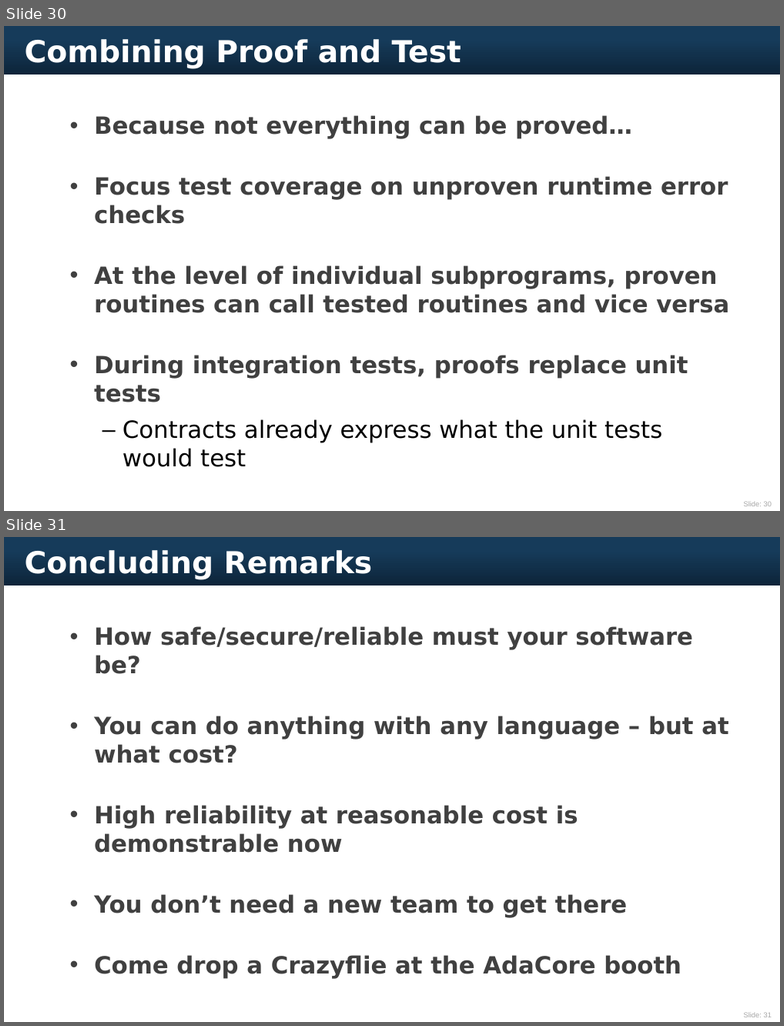
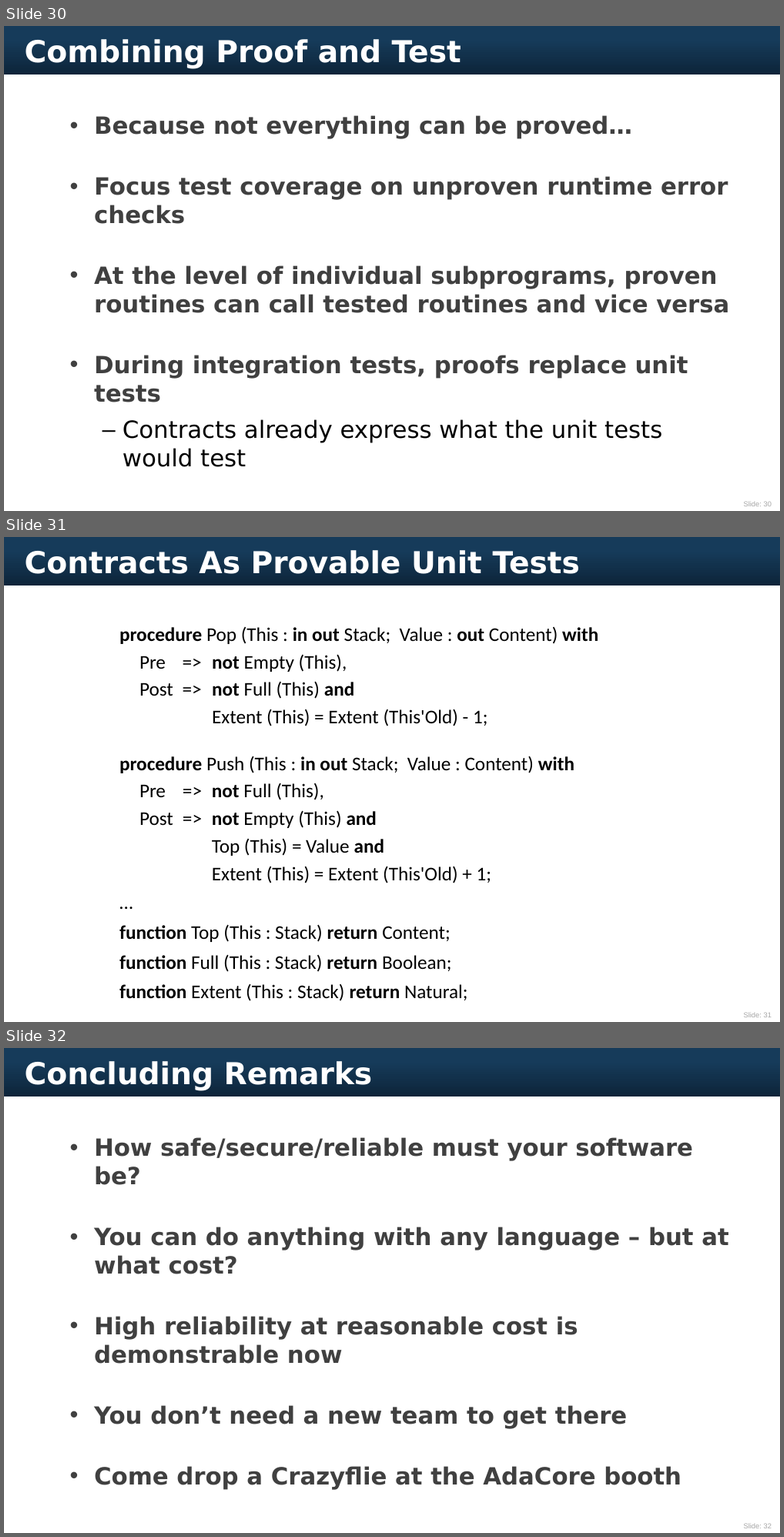
Before and after one commit to AdaCore/spark2014, a slide deck: slides/ARM_TechCon_2015/AdaCore ARM TechCon 2015.pptx. Shown one above the other, each under a label of ours: slides 30 and 31 before the commit, slides 30, 31 and 32 after it. The pictures are 784x1026 and 784x1537 pixels, drawn with LibreOffice and Linux fonts; fonts in the diff are those of the drawing. Boxes give left, top, right and bottom in pixels: in the first picture for what was removed or moved away, otherwise in the second. Text is boxed around its words. In the diff, an @@ line names an element or a change of style, - is before the commit and + after.

```diff
--- a/slides/ARM_TechCon_2015/AdaCore ARM TechCon 2015.pptx
+++ b/slides/ARM_TechCon_2015/AdaCore ARM TechCon 2015.pptx
@@ slide 31 added at box(4, 537, 780, 1022), background #FFFFFF; not listed: 2 template elements that a slide beside it also shows @@
@@ title added at box(25, 550, 580, 574), 28 pt, text #FFFFFF, bold @@
+Contracts As Provable Unit Tests
@@ text added at box(120, 627, 598, 1001), 18 pt, text #000000 @@
+procedure Pop (This : in out Stack; Value : out Content) with
+Pre => not Empty (This),
+Post => not Full (This) and
+Extent (This) = Extent (This'Old) - 1;
+procedure Push (This : in out Stack; Value : Content) with
+Pre => not Full (This),
+Post => not Empty (This) and
+Top (This) = Value and
+Extent (This) = Extent (This'Old) + 1;
+…
+function Top (This : Stack) return Content;
+function Full (This : Stack) return Boolean;
+function Extent (This : Stack) return Natural;
@@ what was slide 31 is now slide 32 @@
```
Also in this commit, not shown: 8 slides changed.
